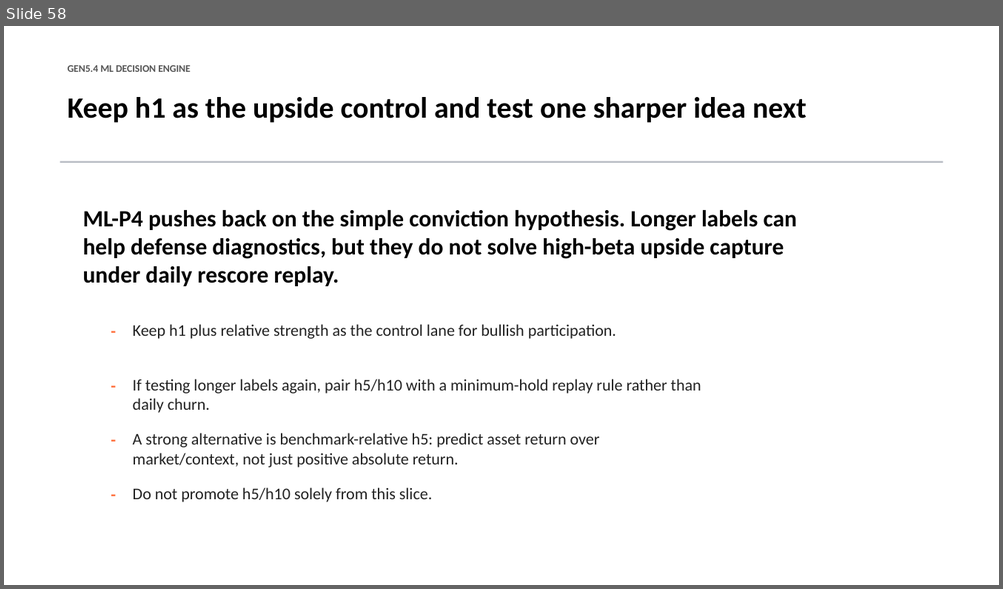
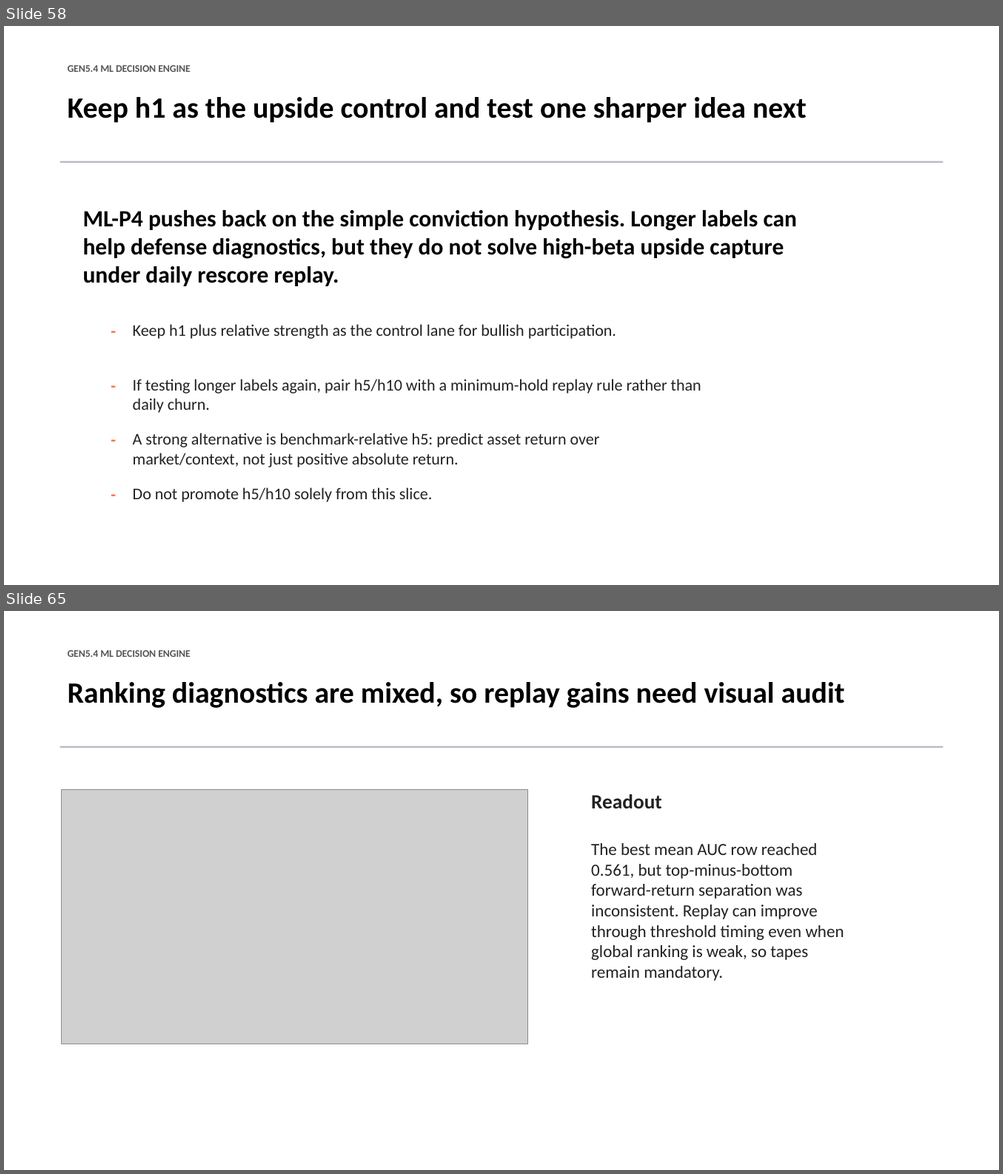
Before and after one commit to Francisc0Franc0/Time-Series-Modeling-Gen5, a slide deck: presentations/gen5_4_ml_decision_engine_incremental_build.pptx. Shown one above the other, each under a label of ours: slide 58 before the commit, slides 58 and 65 after it; the slides between them are not shown. The pictures are 1003x589 and 1003x1174 pixels, drawn with LibreOffice and Linux fonts; fonts in the diff are those of the drawing; grey boxes stand for pictures. Boxes give left, top, right and bottom in pixels: in the first picture for what was removed or moved away, otherwise in the second. Text is boxed around its words. In the diff, an @@ line names an element or a change of style, - is before the commit and + after.

```diff
--- a/presentations/gen5_4_ml_decision_engine_incremental_build.pptx
+++ b/presentations/gen5_4_ml_decision_engine_incremental_build.pptx
@@ slide 65 added at [4, 611, 999, 1170], background #FFFFFF @@
@@ text added at [68, 650, 190, 657], 9.8 pt, text #555555, bold @@
+GEN5.4 ML DECISION ENGINE
@@ text added at [68, 682, 845, 708], 28.5 pt, text #000000, bold @@
+Ranking diagnostics are mixed, so replay gains need visual audit
@@ rectangle added at [60, 746, 942, 748], fill #B8BCC4 @@
@@ picture added at [62, 790, 528, 1045] @@
@@ text added at [591, 795, 662, 809], 19.5 pt, text #222222, bold @@
+Readout
@@ text added at [591, 843, 844, 981], 16.5 pt, text #222222 @@
+The best mean AUC row reached 0.561, but top-minus-bottom forward-return separation was inconsistent. Replay can improve through threshold timing even when global ranking is weak, so tapes remain mandatory.
```
Also in this commit, not shown: 8 other slides added, 6 other files.
